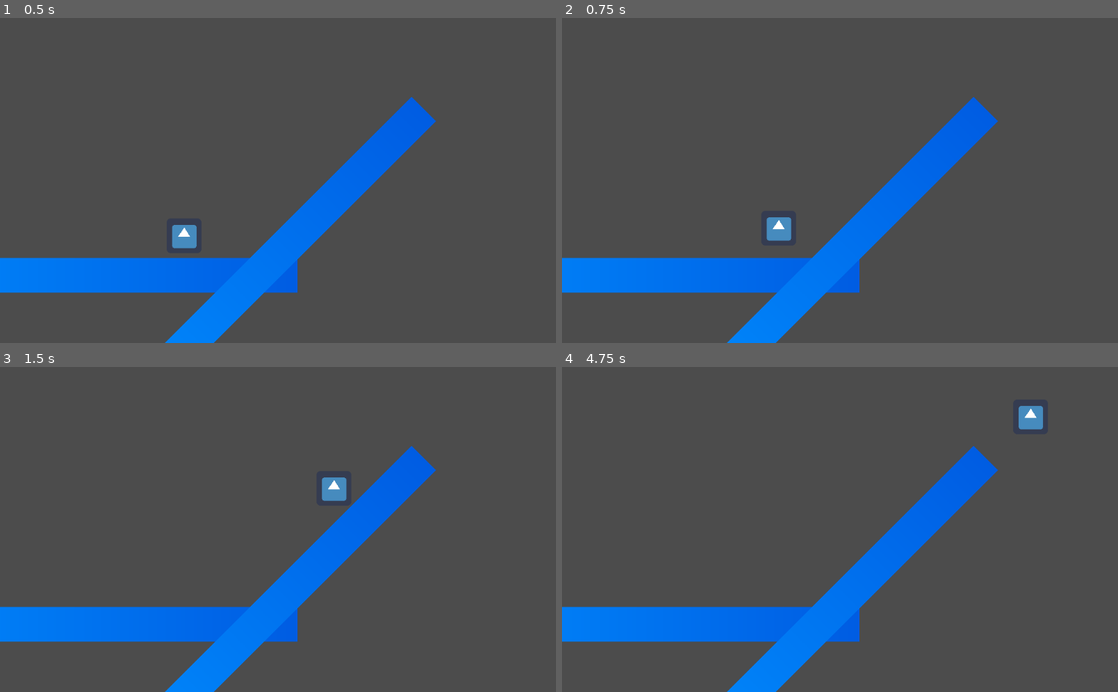
Above: before the commit, frames 1-4 (two rows, left to right).
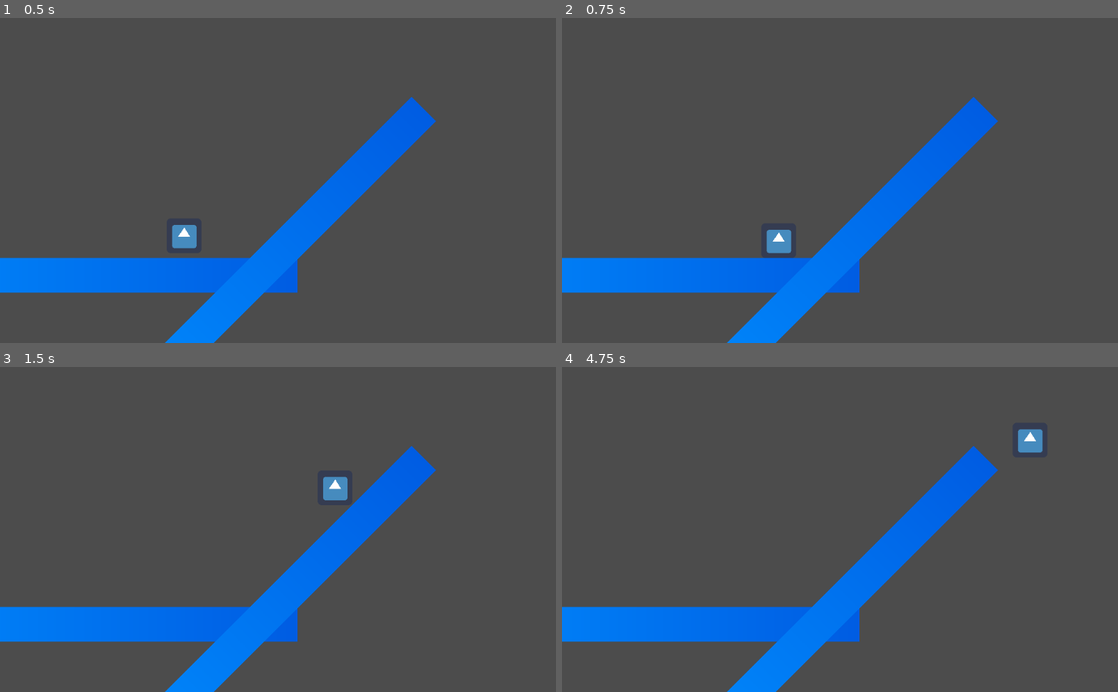
Above: after the commit, the same moments.

Repository: nightblade9/godot-experiments
Game: Godot game, scene res://Main.tscn
Two runs of this game, one before a commit and one after it. Both use one fixed random seed, a clock stepped at 60 frames per second and the inputs below. The engine's default icon, where the game draws it, is replaced by a stand-in: a white triangle on a blue panel in a dark square.
Inputs:
- Up to frame 1 (0.5 s): no input
- Up to frame 2 (0.75 s): hold Right (ui_right) from 0.53 s (still down); tap Space (ui_select) at 0.6 s
- Up to frame 3 (1.5 s): keep holding Right (ui_right); tap Space (ui_select) at 0.77, 1.07, 1.35 s
- Up to frame 4 (4.75 s): tap Space (ui_select) at 1.52, 1.82, 2.1, 2.85, 3.02, 3.32, 3.6, 3.77, 4.07, 4.35, 4.52 s; release Right (ui_right) at 2.03 s; hold Left (ui_left) 2.03-2.78 s; hold Right (ui_right) 2.78-4.28 s; hold Left (ui_left) from 4.28 s (still down)

Frame 1 is identical in both runs. In frame 2, 0.4% of the frame differs, in the area x 36-42%, y 61-73%; in frame 3, less than 0.1%; in frame 4, 0.6%, in the area x 82-87%, y 11-27%.

Commit message:
Fix input key mapping

Diff:
--- a/physics-experiments/Player.gd
+++ b/physics-experiments/Player.gd
@@ -10,7 +10,7 @@
 	velocity.x = 0
 	var right = Input.is_action_pressed('ui_right')
 	var left = Input.is_action_pressed('ui_left')
-	var jump = Input.is_action_just_pressed('ui_select')
+	var jump = Input.is_action_just_pressed('ui_up')
 
 	if is_on_floor() and jump:
 		velocity.y = JUMP_SPEED
--- a/physics-experiments/project.godot
+++ b/physics-experiments/project.godot
@@ -19,6 +19,36 @@
 run/main_scene="res://Main.tscn"
 config/icon="res://icon.png"
 
+[input]
+
+ui_select={
+"deadzone": 0.5,
+"events": [ Object(InputEventKey,"resource_local_to_scene":false,"resource_name":"","device":0,"alt":false,"shift":false,"control":false,"meta":false,"command":false,"pressed":false,"scancode":32,"unicode":0,"echo":false,"script":null)
+, Object(InputEventJoypadButton,"resource_local_to_scene":false,"resource_name":"","device":0,"button_index":3,"pressure":0.0,"pressed":false,"script":null)
+ ]
+}
+ui_left={
+"deadzone": 0.5,
+"events": [ Object(InputEventKey,"resource_local_to_scene":false,"resource_name":"","device":0,"alt":false,"shift":false,"control":false,"meta":false,"command":false,"pressed":false,"scancode":16777231,"unicode":0,"echo":false,"script":null)
+, Object(InputEventJoypadButton,"resource_local_to_scene":false,"resource_name":"","device":0,"button_index":14,"pressure":0.0,"pressed":false,"script":null)
+, Object(InputEventKey,"resource_local_to_scene":false,"resource_name":"","device":0,"alt":false,"shift":false,"control":false,"meta":false,"command":false,"pressed":false,"scancode":65,"unicode":0,"echo":false,"script":null)
+ ]
+}
+ui_right={
+"deadzone": 0.5,
+"events": [ Object(InputEventKey,"resource_local_to_scene":false,"resource_name":"","device":0,"alt":false,"shift":false,"control":false,"meta":false,"command":false,"pressed":false,"scancode":16777233,"unicode":0,"echo":false,"script":null)
+, Object(InputEventJoypadButton,"resource_local_to_scene":false,"resource_name":"","device":0,"button_index":15,"pressure":0.0,"pressed":false,"script":null)
+, Object(InputEventKey,"resource_local_to_scene":false,"resource_name":"","device":0,"alt":false,"shift":false,"control":false,"meta":false,"command":false,"pressed":false,"scancode":68,"unicode":0,"echo":false,"script":null)
+ ]
+}
+ui_up={
+"deadzone": 0.5,
+"events": [ Object(InputEventKey,"resource_local_to_scene":false,"resource_name":"","device":0,"alt":false,"shift":false,"control":false,"meta":false,"command":false,"pressed":false,"scancode":16777232,"unicode":0,"echo":false,"script":null)
+, Object(InputEventJoypadButton,"resource_local_to_scene":false,"resource_name":"","device":0,"button_index":12,"pressure":0.0,"pressed":false,"script":null)
+, Object(InputEventKey,"resource_local_to_scene":false,"resource_name":"","device":0,"alt":false,"shift":false,"control":false,"meta":false,"command":false,"pressed":false,"scancode":87,"unicode":0,"echo":false,"script":null)
+ ]
+}
+
 [rendering]
 
 environment/default_environment="res://default_env.tres"
